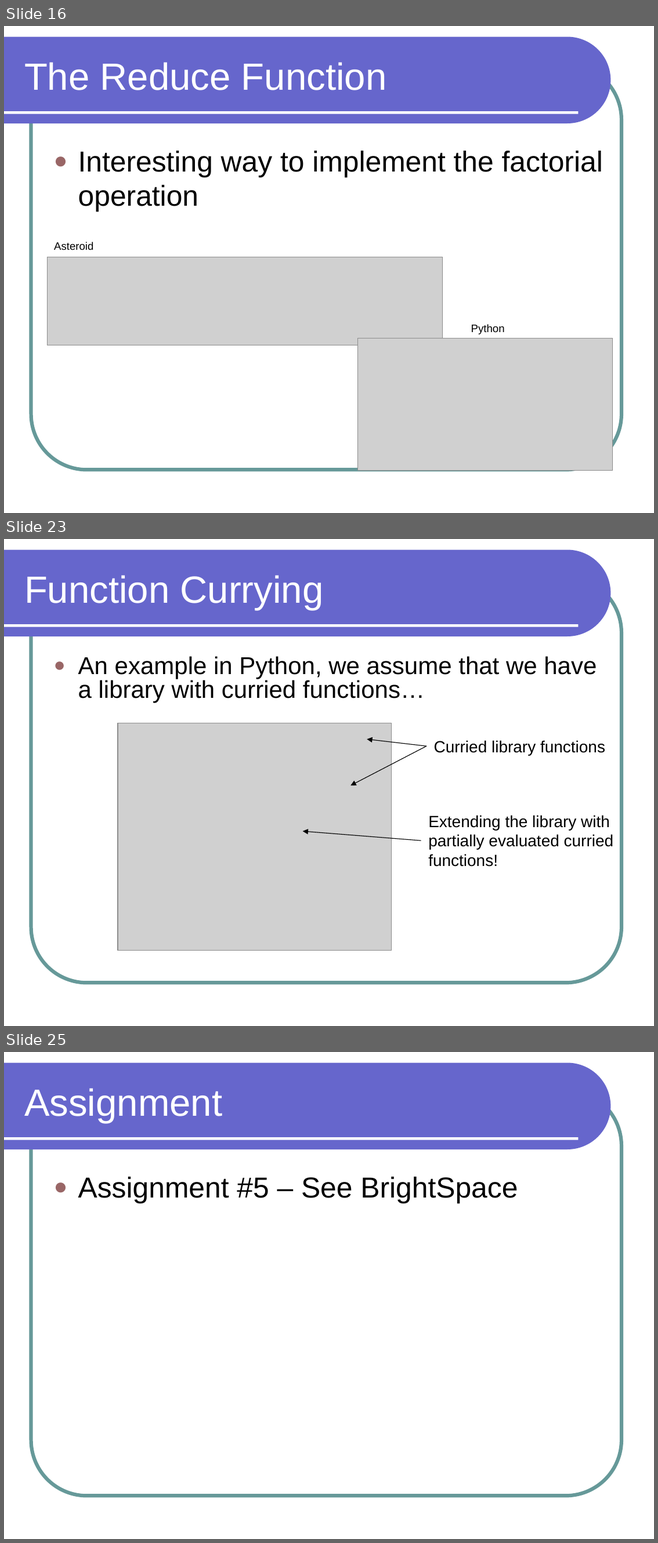
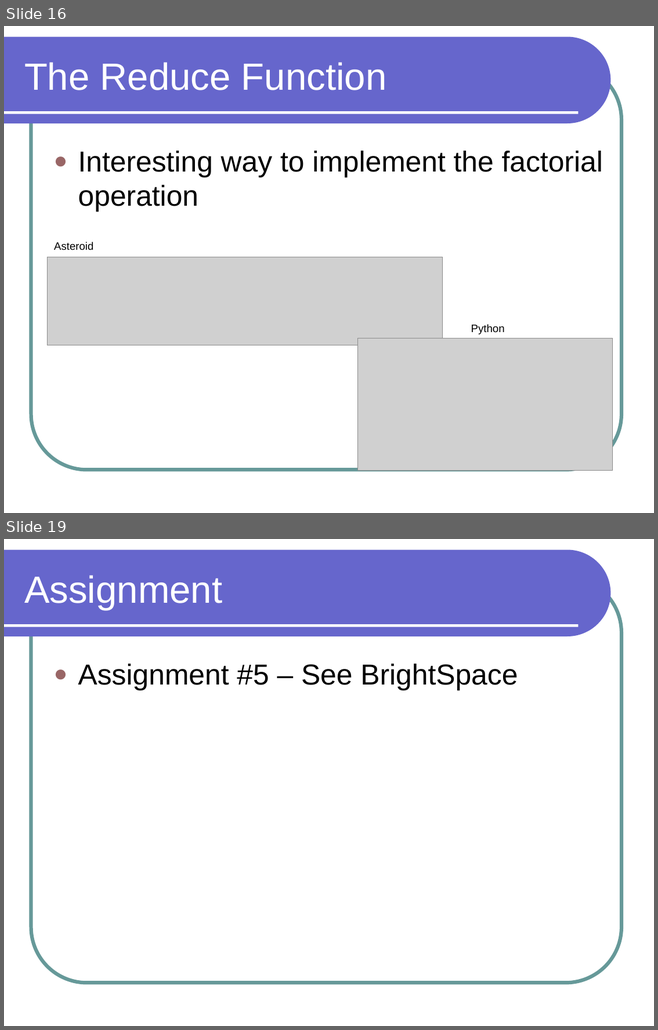
Before and after one commit to lutzhamel/CSC301, a slide deck: notes/csc301-ln014.ppt. Shown one above the other, each under a label of ours: slides 16, 23 and 25 before the commit, slides 16 and 19 after it; the slides between them are not shown. The pictures are 658x1543 and 658x1030 pixels, drawn with LibreOffice and Linux fonts; fonts in the diff are those of the drawing; grey boxes stand for pictures. Boxes give left, top, right and bottom in pixels: in the first picture for what was removed or moved away, otherwise in the second. Text is boxed around its words. In the diff, an @@ line names an element or a change of style, - is before the commit and + after.

```diff
--- a/notes/csc301-ln014.ppt
+++ b/notes/csc301-ln014.ppt
@@ slide 23 removed at bbox=[4, 539, 654, 1026], background #FFFFFF; not listed: 3 template elements that a slide beside it also shows @@
@@ title removed at bbox=[24, 575, 324, 610] @@
-Function Currying
@@ text removed at bbox=[78, 656, 596, 703] @@
-● An example in Python, we assume that we have a library with curried functions…
@@ picture removed at bbox=[118, 723, 391, 950] @@
@@ arrow removed from (426, 746) to (350, 786) @@
@@ arrow removed from (426, 746) to (366, 739) @@
@@ text removed at bbox=[434, 740, 605, 755] @@
-Curried library functions
@@ text removed at bbox=[428, 815, 614, 867] @@
-Extending the library with
-partially evaluated curried
-functions!
@@ arrow removed from (421, 841) to (302, 831) @@
@@ what was slide 25 is now slide 19 @@
```
Also in this commit, not shown: 1 slide changed, 1 slide added, 6 other slides removed, 7 other files.
